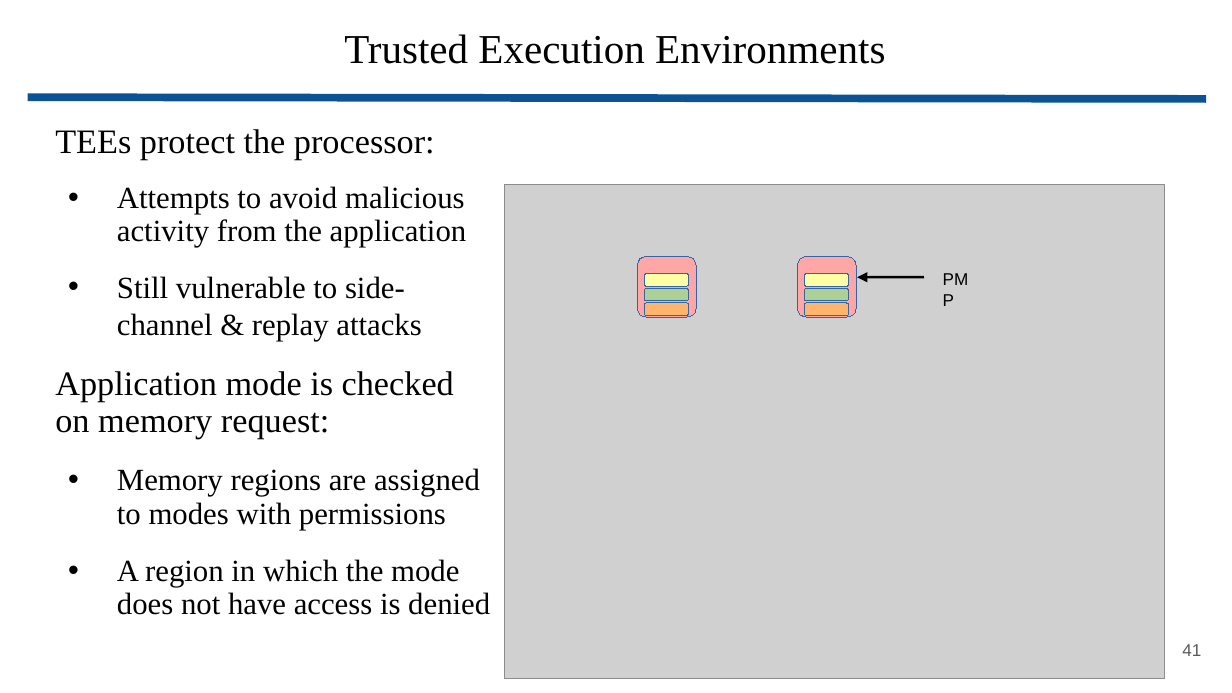
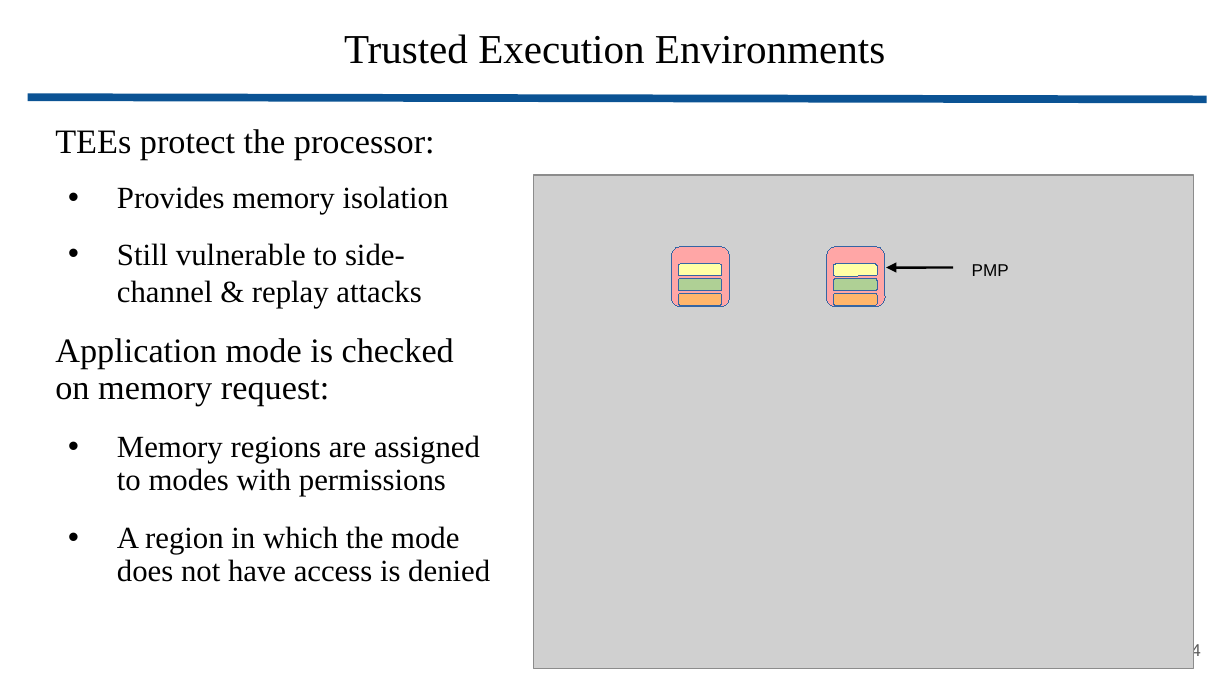
Before and after one commit to wbuziak/grad-research, a slide deck: slide 14 of resources/presentations/secure_mem_masters.pptx (slide 41 before the commit). Drawn at 1232x693 pixels with LibreOffice and Linux fonts; fonts in the diff are those of the drawing; grey boxes stand for pictures. Boxes give left, top, right and bottom in pixels: in the first picture for what was removed or moved away, otherwise in the second. Text is boxed around its words. In the diff, an @@ line names an element or a change of style, - is before the commit and + after.

```diff
--- a/resources/presentations/secure_mem_masters.pptx
+++ b/resources/presentations/secure_mem_masters.pptx
@@ text at box(117, 186, 449, 214): text changed @@
-• Attempts to avoid malicious activity from the application
+• Provides memory isolation
@@ 4 rounded rectangles: place and size @@
-4 rounded rectangles at box(637, 256, 696, 317)
+4 rounded rectangles at box(671, 246, 731, 307)
@@ 4 rounded rectangles, 1 picture, 1 arrow: place and size @@
-4 rounded rectangles, 1 picture, 1 arrow at box(504, 185, 1164, 679)
+4 rounded rectangles, 1 picture, 1 arrow at box(533, 175, 1194, 668)
@@ text "PMP" rewrapped from box(930, 262, 991, 293) to box(972, 264, 1009, 276) @@
@@ page number at box(1182, 642, 1201, 660): text changed @@
-41
+14
```
Also in this commit, not shown: 13 other slides changed, 8 slides added, 10 slides removed, 23 other files.
